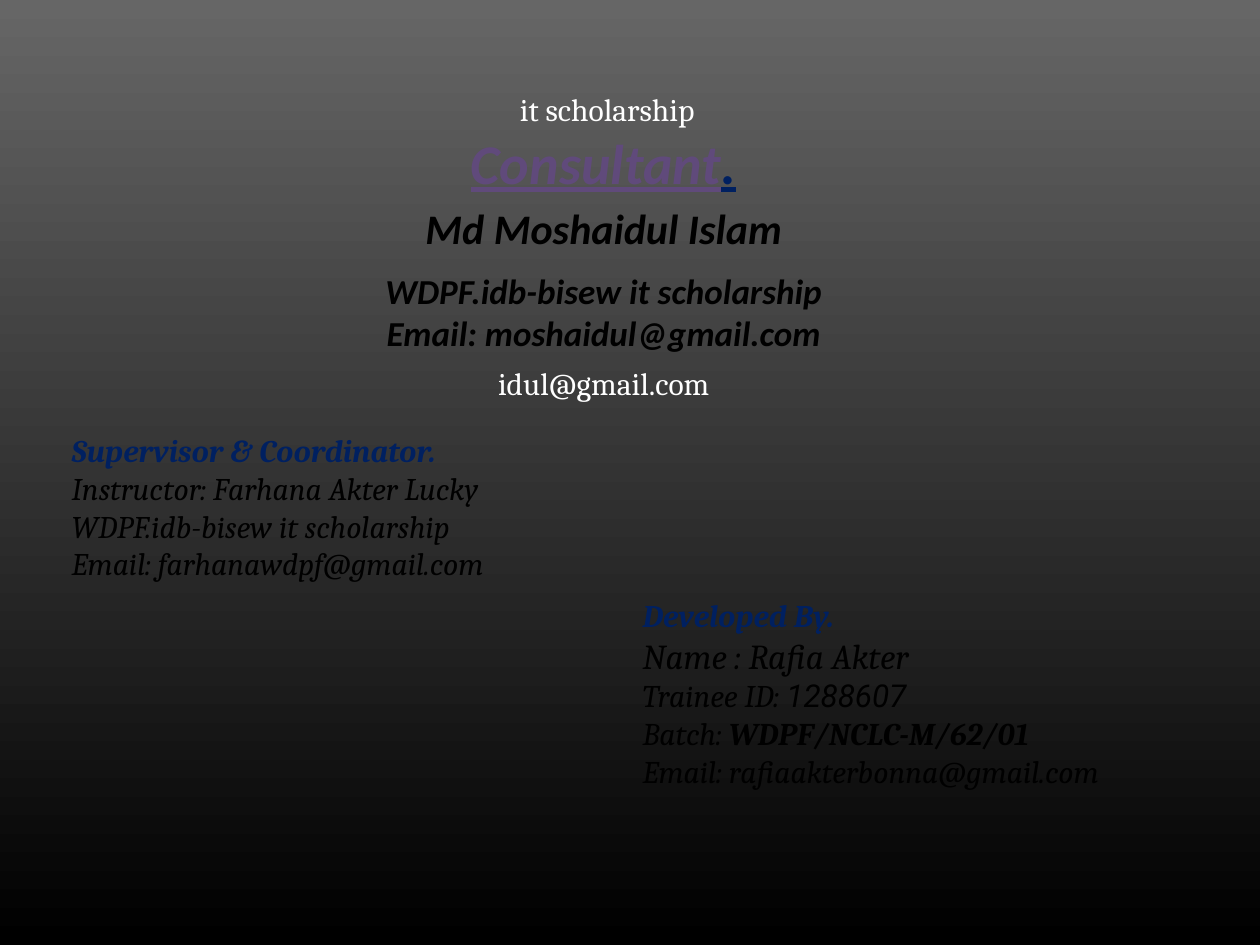
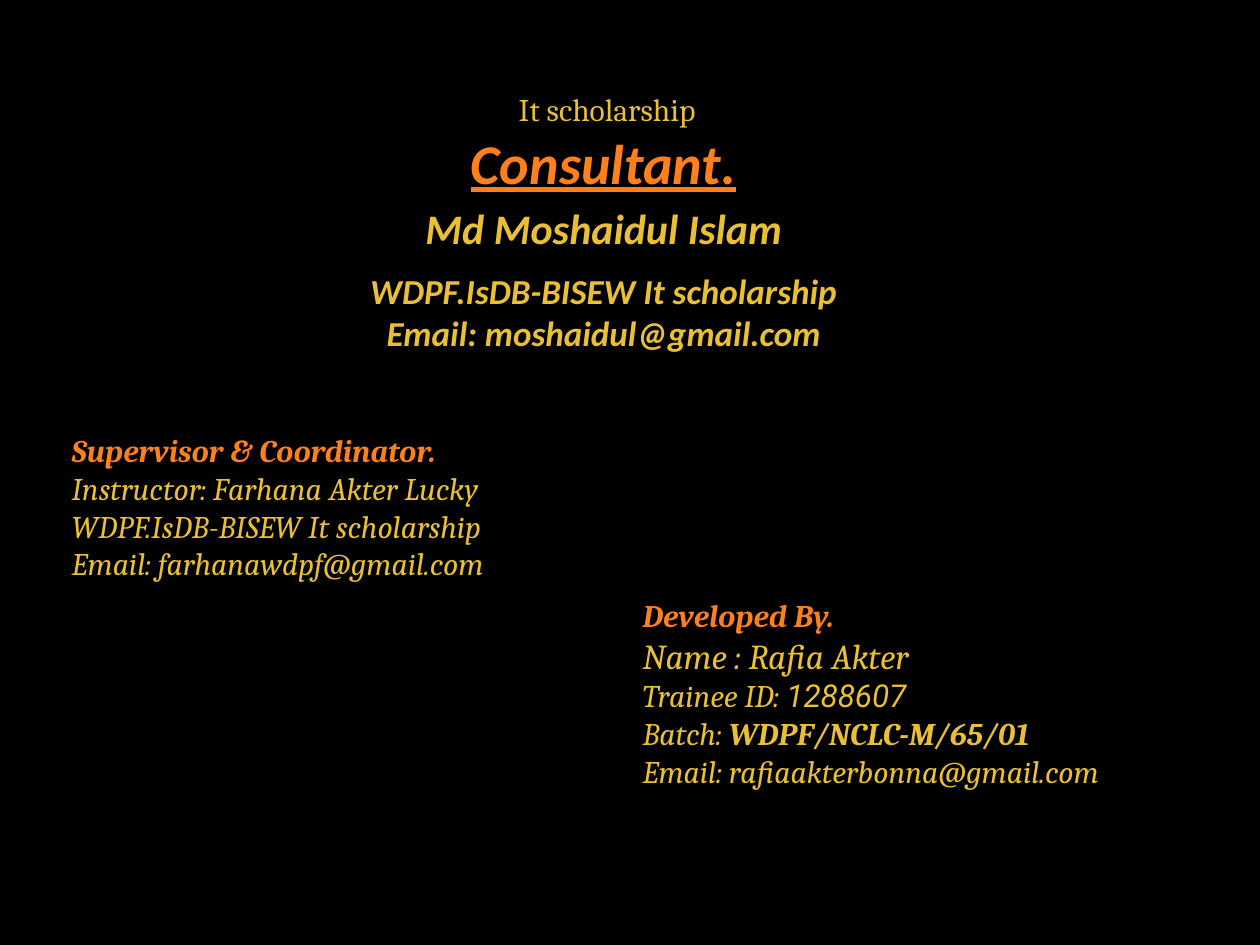
Before and after one commit to RafiaBonna/core_php, a slide deck: slide 2 of project_proposal/rafiabonna.pptx. Drawn at 1260x945 pixels with LibreOffice and Linux fonts; fonts in the diff are those of the drawing; background and template pictures are left out. Boxes give left, top, right and bottom in pixels: in the first picture for what was removed or moved away, otherwise in the second. Text is boxed around its words. In the diff, an @@ line names an element or a change of style, - is before the commit and + after.

```diff
--- a/project_proposal/rafiabonna.pptx
+++ b/project_proposal/rafiabonna.pptx
@@ background picture (left out) to #000000 @@
@@ text at [471,99,736,192]: text changed; text colour #FFFFFF to #E9BF35 @@
-it scholarship
-Consultant.
+It scholarship
+Consultant.
@@ text at [425,214,782,245]: text colour #000000 to #E9BF35 in "Md Moshaidul Islam" @@
@@ text at [370,279,837,352]: text changed; text colour #000000 to #E9BF35 @@
-WDPF.idb-bisew it scholarship
-Email: moshaidul@gmail.com
-idul@gmail.com
+WDPF.IsDB-BISEW It scholarship
+Email: moshaidul@gmail.com
@@ text at [72,440,435,469]: text colour #002060 to #FE801A in "Supervisor & Coordinator." @@
@@ text at [72,478,484,582]: text changed; text colour #000000 to #E9BF35 @@
-Instructor: Farhana Akter Lucky
-WDPF.idb-bisew it scholarship
-Email: farhanawdpf@gmail.com
+Instructor: Farhana Akter Lucky
+WDPF.IsDB-BISEW It scholarship
+Email: farhanawdpf@gmail.com
@@ text at [643,605,909,677]: text colour #002060 to #FE801A in "Developed By."; text colour #000000 to #E9BF35 in "Name : Rafia Akter" @@
@@ text at [643,684,1099,790]: text changed; text colour #000000 to #E9BF35 @@
-Trainee ID: 1288607
-Batch: WDPF/NCLC-M/62/01
-Email: rafiaakterbonna@gmail.com
+Trainee ID: 1288607
+Batch: WDPF/NCLC-M/65/01
+Email: rafiaakterbonna@gmail.com
```
Also in this commit, not shown: 15 other slides changed, 2 slides added, 2 slides removed, 6 other files.
